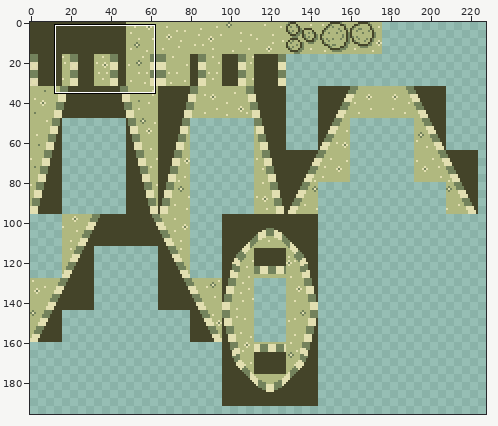
Two versions of one sprite sheet, Tilemap/Tilemap.png. Above, an overview of the earlier version with the close-up marked.
Close-up. First the earlier version:
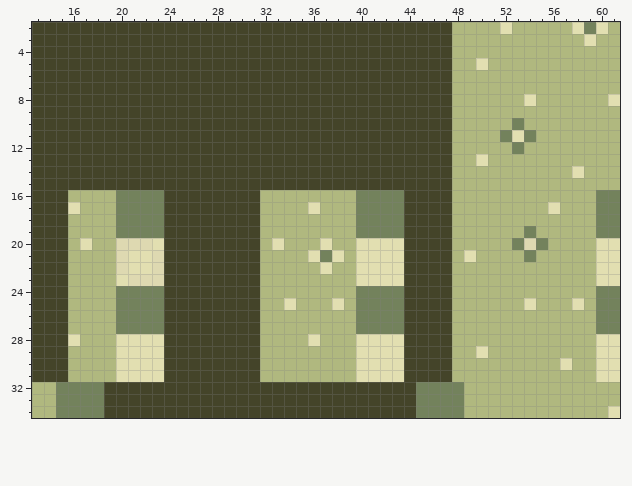
The file is 256x256 pixels. Colours within 5 levels of each other are drawn and written as one. Shown: x 13..61, y 2..34. The wide view leaves out empty margins. The commit also changed other parts of the picture, which this record leaves out.
The same view after the edit:
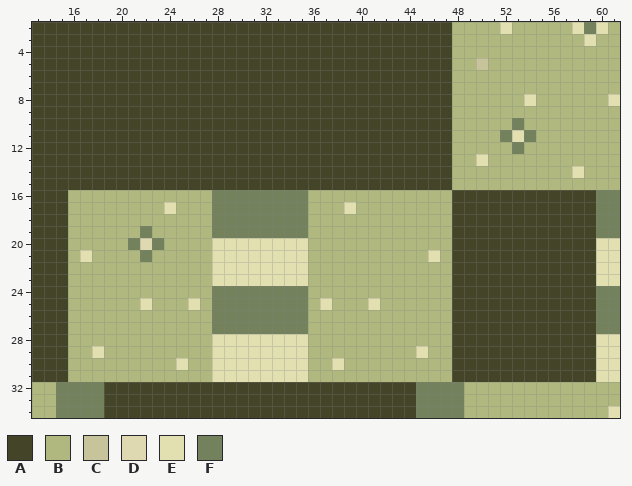
Palette (. is transparent): A #444429  B #b0b87f  C #c7c49b  D #ded9b1  E #e2dfb1  F #73825c
What changed:
Colour A replaces colour B in row 16 at x 48 to 59; in row 17 at x 48 to 55 and 57 to 59; in row 18 at x 48 to 59; in row 19 at x 48 to 53 and 55 to 59; in row 20 at x 48 to 52 and 56 to 59; in row 21 at x 48, 50 to 53 and 55 to 59.
Colour A replaces colour B in rows 22 to 24 at x 48 to 59; in row 25 at x 48 to 53, 55 to 57 and 59; in rows 26 to 28 at x 48 to 59; in row 29 at x 48 to 49 and 51 to 59; in row 30 at x 48 to 56 and 58 to 59; in row 31 at x 48 to 59.
Colour A replaces colour D in row 20 at x 54.
Colour A replaces colour E in row 17 at x 56; in row 21 at x 49; in row 25 at x 54 and 58; in row 29 at x 50; in row 30 at x 57.
Colour A replaces colour F in row 19 at x 54; in row 20 at x 53 and 55; in row 21 at x 54.
Colour B replaces colour A in row 16 at x 24 to 27 and 44 to 47; in row 17 at x 25 to 27 and 44 to 47; in rows 18 to 20 at x 24 to 27 and 44 to 47; in row 21 at x 24 to 27, 44 to 45 and 47; in rows 22 to 24 at x 24 to 27 and 44 to 47; in row 25 at x 24 to 25, 27 and 44 to 47.
Colour B replaces colour A in rows 26 to 28 at x 24 to 27 and 44 to 47; in row 29 at x 24 to 27, 44 and 46 to 47; in row 30 at x 24, 26 to 27 and 44 to 47; in row 31 at x 24 to 27 and 44 to 47.
Colour B replaces colour D in row 20 at x 20; in rows 21 to 22 at x 20 and 23; in row 23 at x 21 to 23.
Colour B replaces colour E in row 17 at x 16 and 36; in row 20 at x 17, 37 and 40 to 43; in row 21 at x 21, 36, 38 and 40 to 43; in row 22 at x 21 to 22, 37 and 40 to 43; in row 23 at x 20 and 40 to 43; in row 25 at x 38.
Colour B replaces colour E in row 28 at x 16, 20 to 23, 36 and 40 to 43; in rows 29 to 31 at x 20 to 23 and 40 to 43.
Colour B replaces colour F in rows 16 to 18 at x 20 to 23 and 40 to 43; in row 19 at x 20 to 21, 23 and 40 to 43; in row 21 at x 37; in row 24 at x 20 to 23 and 40 to 43; in row 25 at x 20 to 21, 23, 40 and 42 to 43; in rows 26 to 27 at x 20 to 23 and 40 to 43.
Colour C replaces colour E in row 5 at x 50.
Colour E replaces colour A in row 17 at x 24; in row 20 at x 28 to 31; in row 21 at x 28 to 31 and 46; in rows 22 to 23 at x 28 to 31; in row 25 at x 26; in row 28 at x 28 to 31.
Colour E replaces colour A in row 29 at x 28 to 31 and 45; in row 30 at x 25 and 28 to 31; in row 31 at x 28 to 31.
Colour E replaces colour B in row 17 at x 39; in row 20 at x 32 and 34 to 35; in row 21 at x 17 and 32 to 35; in rows 22 to 23 at x 32 to 35; in row 25 at x 37; in row 28 at x 32 to 35.
Colour E replaces colour B in row 29 at x 18 and 32 to 35; in row 30 at x 32 to 35 and 38; in row 31 at x 32 to 35.
Colour E replaces colour F in row 25 at x 22 and 41.
Colour F replaces colour A in rows 16 to 19 at x 28 to 31; in rows 24 to 27 at x 28 to 31.
Colour F replaces colour B in rows 16 to 19 at x 32 to 35; in row 24 at x 32 to 35; in row 25 at x 32 to 33 and 35; in rows 26 to 27 at x 32 to 35.
Colour F replaces colour D in row 20 at x 21.
Colour F replaces colour E in row 20 at x 23; in row 21 at x 22; in row 25 at x 34.
Pixel boxes of the changes (left, top, right, bottom) in both close-ups:
changed: (476, 58, 488, 70)
changed: (68, 190, 596, 382)
